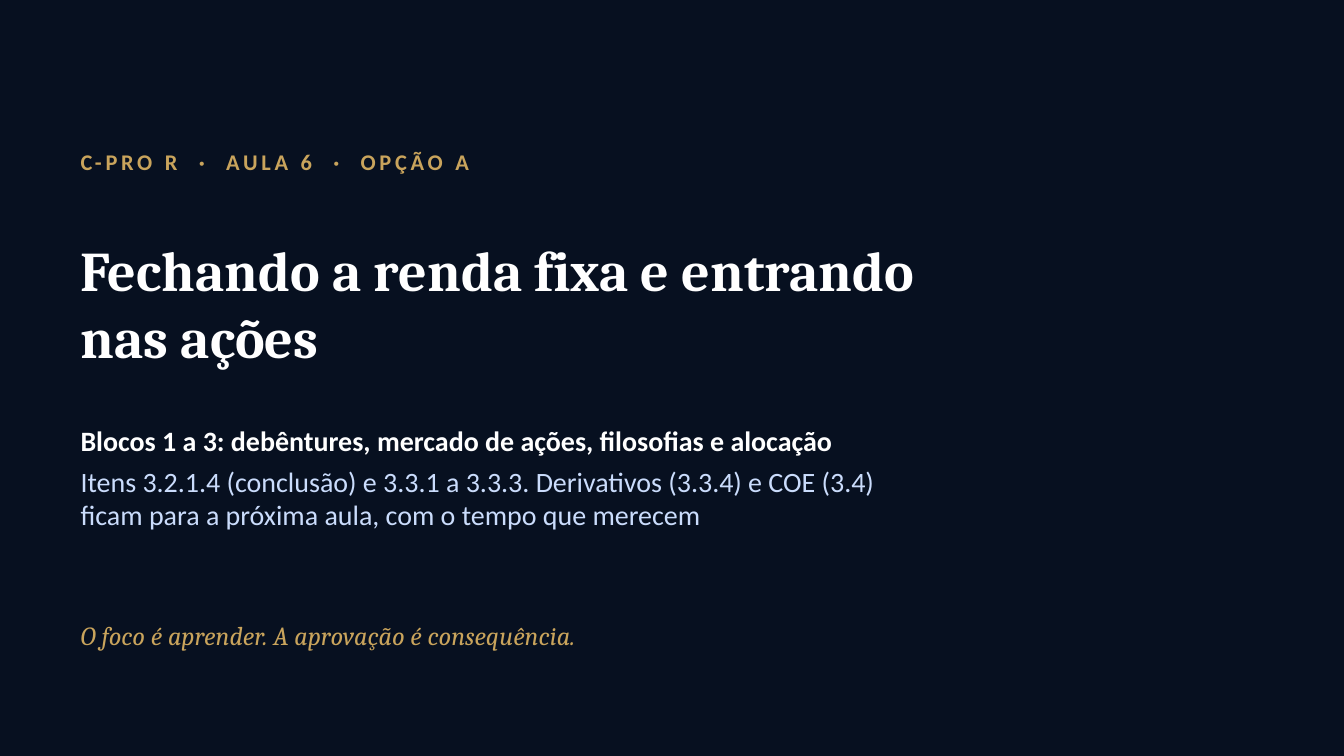
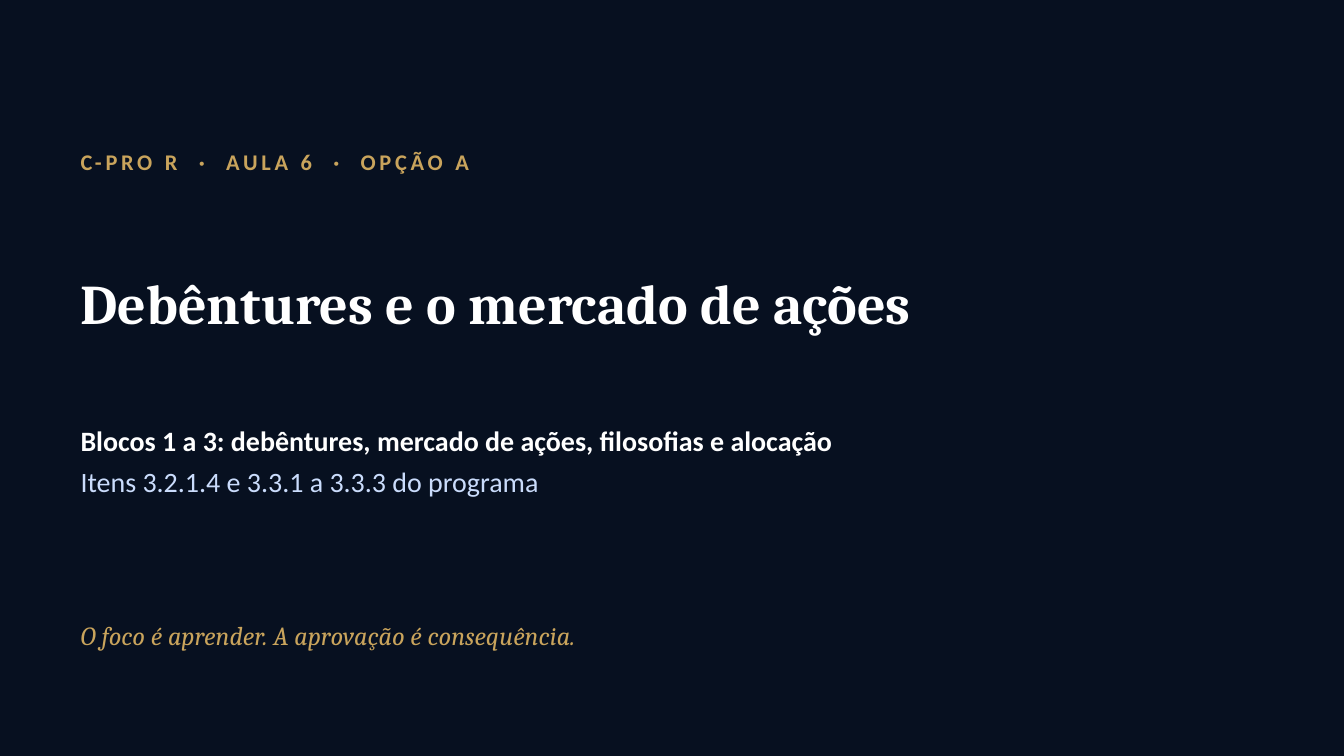
Before and after one commit to gabrielparreiradasilveira-lang/Principal, a slide deck: slide 1 of C-PRO_R_Aula_6_opcoes/A_Empurrar/C-PRO_R_-_Aula_6_-_Opcao_A.pptx. Drawn at 1344x756 pixels with LibreOffice and Linux fonts; fonts in the diff are those of the drawing; background and template pictures are left out. Boxes give left, top, right and bottom in pixels: in the first picture for what was removed or moved away, otherwise in the second. Text is boxed around its words. In the diff, an @@ line names an element or a change of style, - is before the commit and + after.

```diff
--- a/C-PRO_R_Aula_6_opcoes/A_Empurrar/C-PRO_R_-_Aula_6_-_Opcao_A.pptx
+++ b/C-PRO_R_Aula_6_opcoes/A_Empurrar/C-PRO_R_-_Aula_6_-_Opcao_A.pptx
@@ text at (x1=81, y1=284, x2=910, y2=336): text changed @@
-Fechando a renda fixa e entrando nas ações
+Debêntures e o mercado de ações
@@ text at (x1=81, y1=472, x2=538, y2=497): text changed @@
-Itens 3.2.1.4 (conclusão) e 3.3.1 a 3.3.3. Derivativos (3.3.4) e COE (3.4) ficam para a próxima aula, com o tempo que merecem
+Itens 3.2.1.4 e 3.3.1 a 3.3.3 do programa
```
Also in this commit, not shown: 2 other slides changed, 11 other files.
